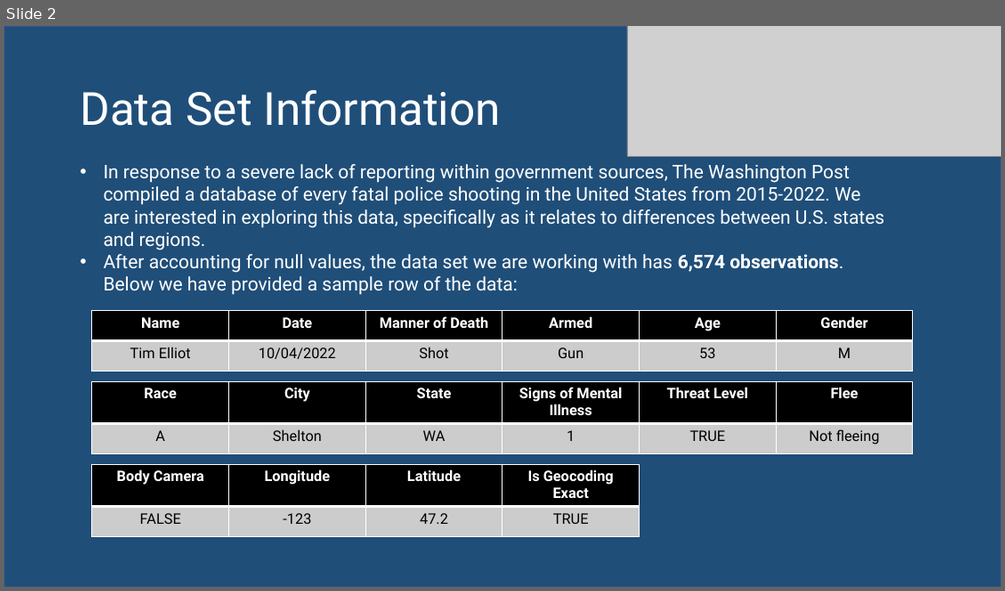
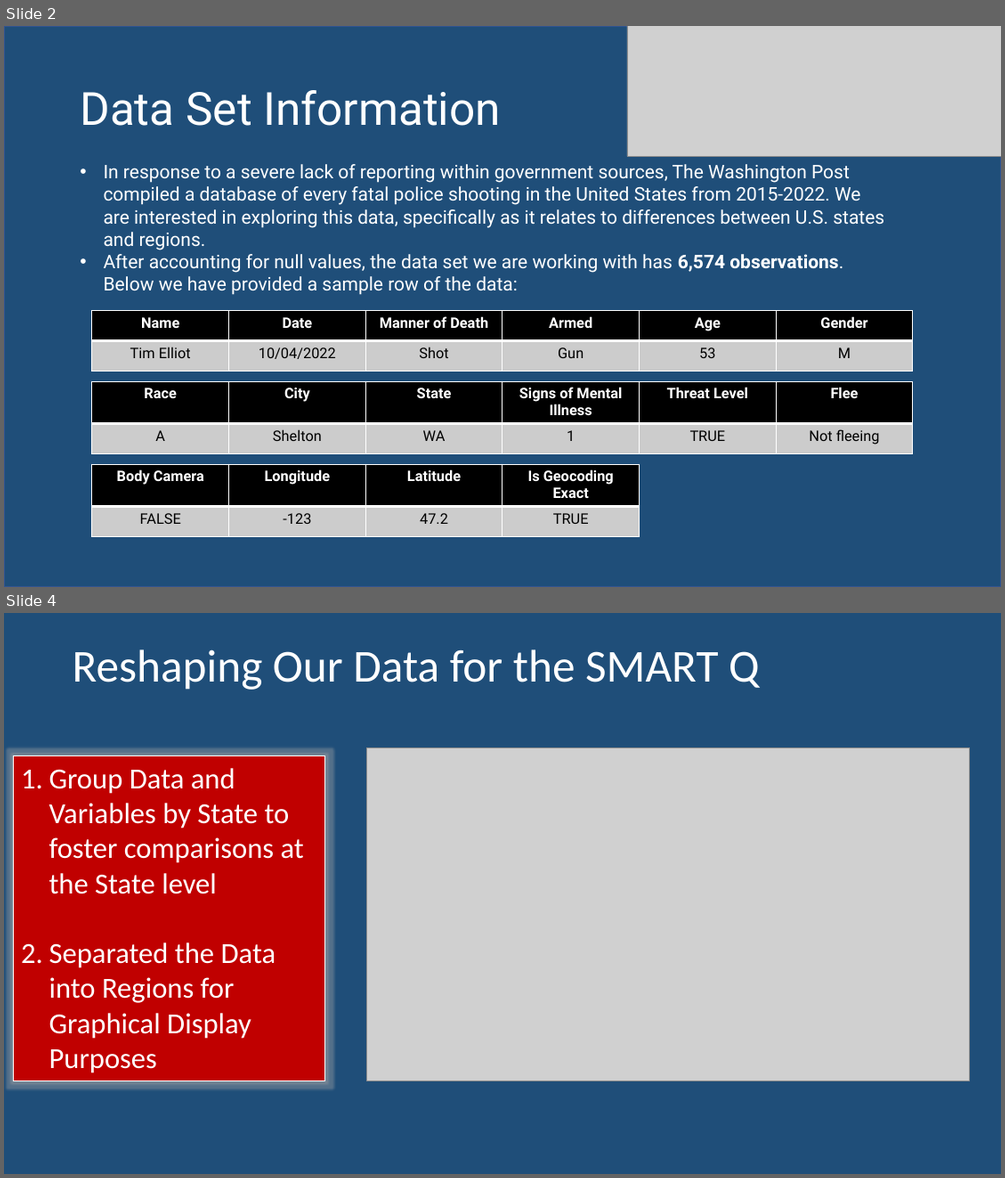
Before and after one commit to awinkhater/Dats6101_Team3, a slide deck: PPT for Intro to Data Science.pptx. Shown one above the other, each under a label of ours: slide 2 before the commit, slides 2 and 4 after it; the slides between them are not shown. The pictures are 1005x591 and 1005x1178 pixels, drawn with LibreOffice and Linux fonts; fonts in the diff are those of the drawing; grey boxes stand for pictures. Boxes give left, top, right and bottom in pixels: in the first picture for what was removed or moved away, otherwise in the second. Text is boxed around its words. In the diff, an @@ line names an element or a change of style, - is before the commit and + after.

```diff
--- a/PPT for Intro to Data Science.pptx
+++ b/PPT for Intro to Data Science.pptx
@@ slide 4 added at box(4, 613, 1001, 1174), background #1F4E79 @@
@@ title added at box(73, 649, 759, 690), 44 pt, text #FFFFFF @@
+Reshaping Our Data for the SMART Q
@@ rectangle added at box(14, 755, 325, 1080), fill #C00000, outline #FFFFFF 0.75 pt, 28 pt, text #FFFFFF @@
+1. Group Data and Variables by State to foster comparisons at the State level
+2. Separated the Data into Regions for Graphical Display Purposes
@@ picture added at box(367, 747, 970, 1081) @@
```
Also in this commit, not shown: 1 slide changed.
